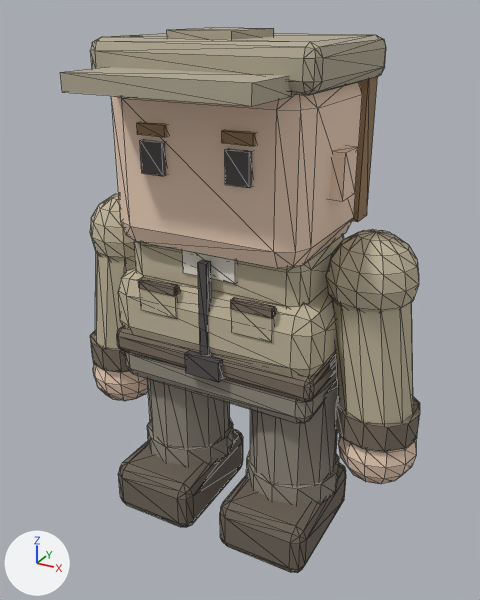
Before and after pictures for a commit that changed the glTF model public/assets/models/characters/char-driver-a.glb.
The view is the same before and after, from a 50 mm lens placed at (0.45, -0.816, 0.782), pointed at (0.013, -0.022, 0.385). Arrows for +X, +Y and +Z are at lower left; the lights stay in place. The first picture is the older version. Mesh edges are drawn as thin lines. Vertices at exactly the same position are counted once.

Names of what the first picture shows: 'body-mesh', 'head-mesh'.
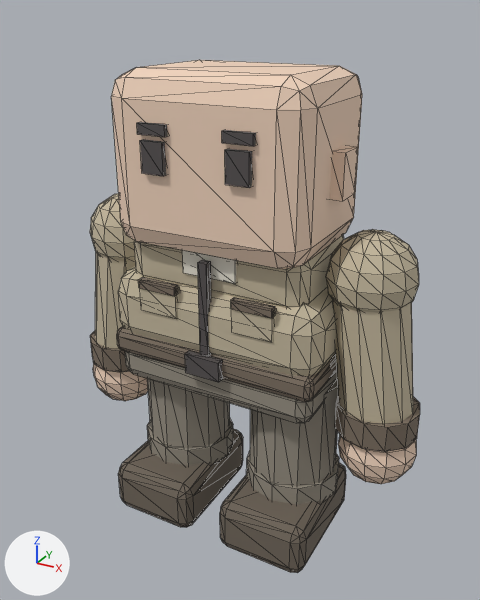
The change, as a list of edits to the scene's bpy script:
```text
Change me_head_mesh:
    used by ob_head_mesh; location = (0.0, 0.0, 0.0)
    remove me_head_mesh.from_pydata(...)  # 184 vertices, 324 faces; spans x -0.164..0.164, y -0.203..0.138, z 0.47..0.758
    add me_head_mesh.from_pydata(...)  # 276 vertices, 516 faces; spans x -0.291..0.291, y -0.12..0.112, z 0.132..0.711
    me_head_mesh part 1: the loose piece of 56 vertices spanning x -0.16..0.16, y -0.117..0.138, z 0.692..0.748 is deleted
    me_head_mesh part 2: the loose piece of 8 vertices spanning x -0.151..0.151, y 0.081..0.119, z 0.498..0.705 is deleted
    me_head_mesh part 3: the loose piece of 8 vertices spanning x -0.126..0.126, y -0.203..-0.108, z 0.691..0.713 is deleted
    me_head_mesh part 4: the loose piece of 8 vertices spanning x -0.045..0.045, y -0.1..0.01, z 0.743..0.758 is deleted
    me_head_mesh part 5: 24 kept faces spanning x -0.084..0.084, y -0.119..-0.109, z 0.633..0.648 get new vertex colours; the middle colour goes from brown #997c59 to dark grey #555050
    other edits to the shape of me_head_mesh do not show in these pictures
```

Location of each change, (x1, y1, x2, y2) in pixels of the pictures (480 x 600 px):
'head-mesh', reshaped (75% taller)
    before: (60, 27, 386, 269)
    after: (93, 60, 416, 484)
part 1 of me_head_mesh, deleted
    before: (91, 33, 386, 95)
part 2 of me_head_mesh, deleted (brown)
    before: (352, 76, 378, 222)
part 3 of me_head_mesh, deleted
    before: (60, 67, 292, 106)
part 4 of me_head_mesh, deleted (brown)
    before: (167, 27, 274, 40)
part 5 of me_head_mesh, recoloured (brown to dark grey)
    both: (137, 122, 256, 146)
